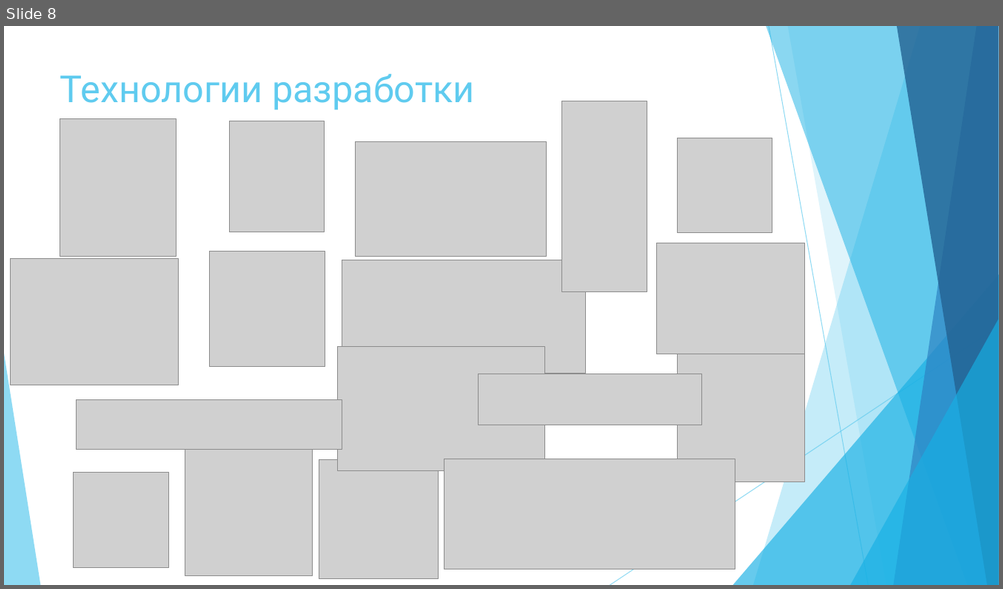
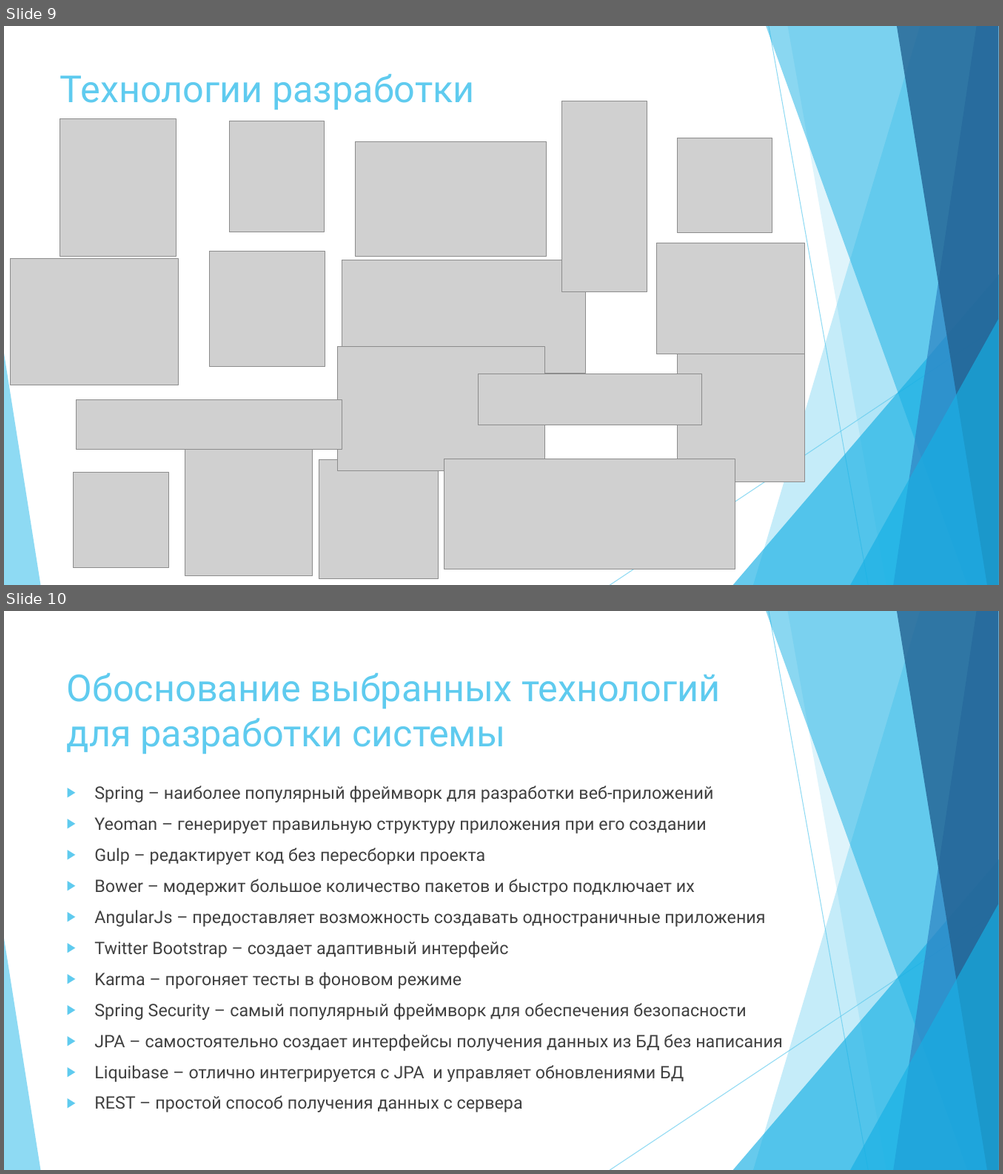
Before and after one commit to mariiaVoitenko/our, a slide deck: Мобильное прикладное приложение для проведения экскурсий.ppt. Shown one above the other, each under a label of ours: slide 8 before the commit, slides 9 and 10 after it. The pictures are 1003x589 and 1003x1174 pixels, drawn with LibreOffice and Linux fonts; fonts in the diff are those of the drawing; grey boxes stand for pictures. Boxes give left, top, right and bottom in pixels: in the first picture for what was removed or moved away, otherwise in the second. Text is boxed around its words. In the diff, an @@ line names an element or a change of style, - is before the commit and + after.

```diff
--- a/Мобильное прикладное приложение для проведения экскурсий.ppt
+++ b/Мобильное прикладное приложение для проведения экскурсий.ppt
@@ slide 10 added at [4, 611, 999, 1170], background #FFFFFF; not listed: 10 template elements that a slide beside it also shows @@
@@ title added at [67, 673, 720, 754], 36 pt, text #5FCBEF @@
+Обоснование выбранных технологий для разработки системы
@@ text added at [94, 786, 782, 1113], 16.6 pt, text #404040 @@
+▶ Spring – наиболее популярный фреймворк для разработки веб-приложений
+▶ Yeoman – генерирует правильную структуру приложения при его создании
+▶ Gulp – редактирует код без пересборки проекта
+▶ Bower – модержит большое количество пакетов и быстро подключает их
+▶ AngularJs – предоставляет возможность создавать одностраничные приложения
+▶ Twitter Bootstrap – создает адаптивный интерфейс
+▶ Karma – прогоняет тесты в фоновом режиме
+▶ Spring Security – самый популярный фреймворк для обеспечения безопасности
+▶ JPA – самостоятельно создает интерфейсы получения данных из БД без написания
+▶ Liquibase – отлично интегрируется с JPA и управляет обновлениями БД
+▶ REST – простой способ получения данных с сервера
@@ what was slide 8 is now slide 9 @@
```
Also in this commit, not shown: 8 other slides changed, 4 other slides added, 1 slide removed, 1 other file.
